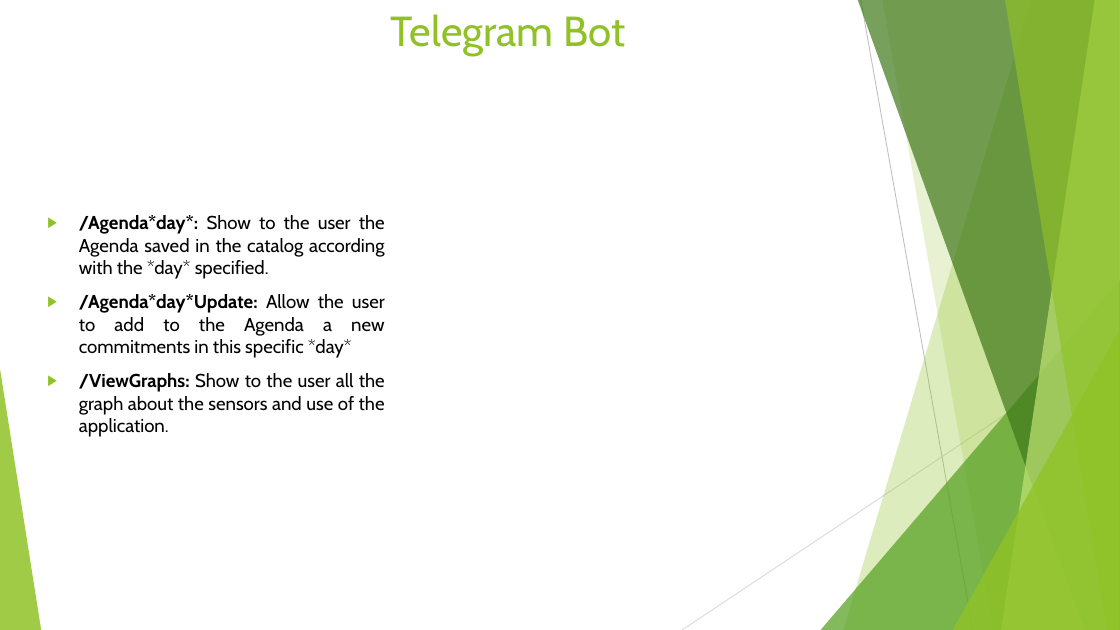
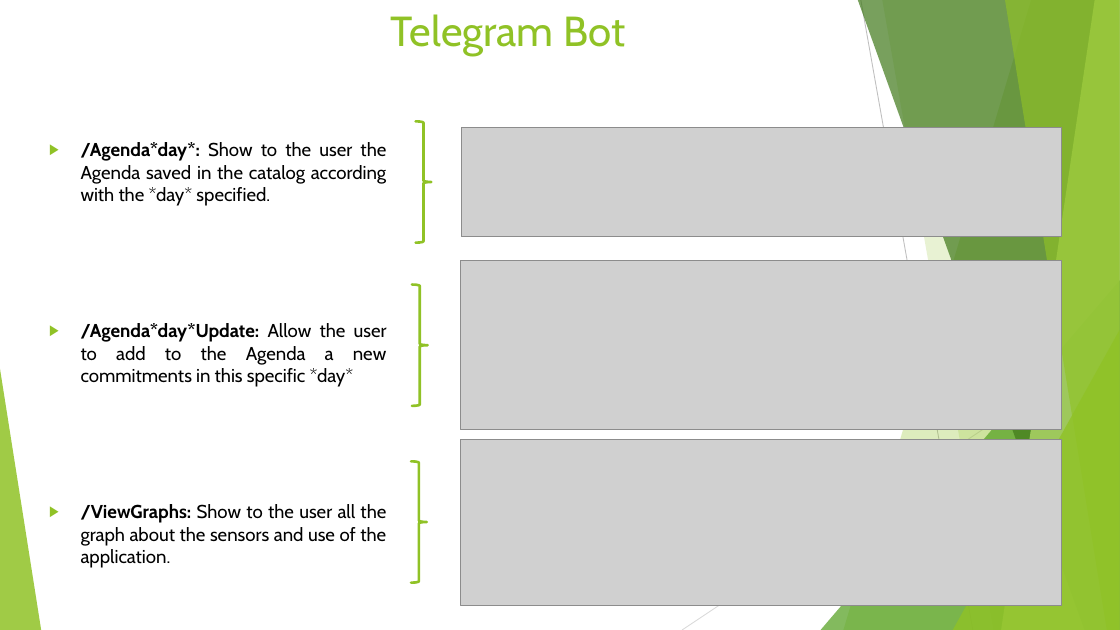
Before and after one commit to annageraci/Battery_Charger_Smart, a slide deck: slide 18 of Materiale Extra/Presentazione del progetto .pptx (slide 14 before the commit). Drawn at 1120x630 pixels with LibreOffice and Linux fonts; fonts in the diff are those of the drawing; grey boxes stand for pictures. Boxes give left, top, right and bottom in pixels: in the first picture for what was removed or moved away, otherwise in the second. Text is boxed around its words. In the diff, an @@ line names an element or a change of style, - is before the commit and + after.

```diff
--- a/Materiale Extra/Presentazione del progetto .pptx
+++ b/Materiale Extra/Presentazione del progetto .pptx
@@ text "/Agenda*day*: Show to the user ..." rewrapped from (x1=79, y1=215, x2=385, y2=437) to (x1=81, y1=142, x2=387, y2=568) @@
@@ right brace added at (x1=416, y1=121, x2=432, y2=242), outline #90C226 2.25 pt @@
@@ picture added at (x1=461, y1=127, x2=1061, y2=237) @@
@@ picture added at (x1=460, y1=260, x2=1061, y2=430) @@
@@ right brace added at (x1=412, y1=285, x2=428, y2=406), outline #90C226 2.25 pt @@
@@ picture added at (x1=460, y1=439, x2=1061, y2=606) @@
@@ right brace added at (x1=411, y1=461, x2=427, y2=582), outline #90C226 2.25 pt @@
```
Also in this commit, not shown: 7 other slides changed, 5 slides added, 1 slide removed.
